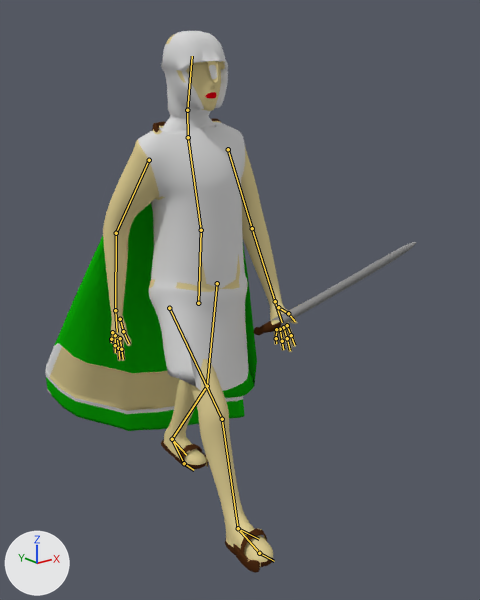
The Blender file RTS Dev Project/Assets/Models/Characters/babilons/babylonians_soldier.blend, before and after one commit.
Camera for both pictures: a camera (50 mm lens) standing at (-4.07, -5.73, 4.77) and looking at (0.36, -0.19, 2.55). The lights are fixed; the arrows at lower left show +X, +Y and +Z. Both versions are drawn at frame 20 of the action 'walk'; the numbers are the values there. The bones that bend it are drawn over the model as lines.

In view in the first picture: 'human'.
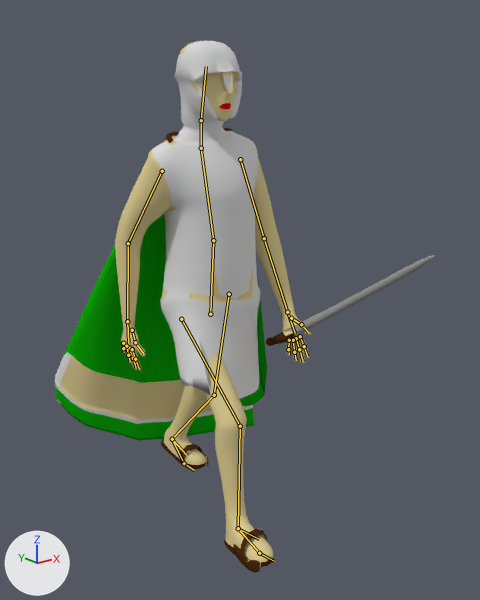
Commit message: walk animation babylonian soldier

Changed parts and their boxes [x1, y1, x2, y2] in the pictures (480 x 600 px):
'human', posed
    before: [45, 31, 416, 573]
    after: [55, 41, 434, 573]
bone 'lower thumb.R', root to tip
    before: (123, 331) to (129, 343)
    after: (135, 342) to (143, 353)
bone 'upper middle.R', root to tip
    before: (117, 337) to (118, 348)
    after: (129, 347) to (133, 358)
bone 'upper index.R', root to tip
    before: (120, 338) to (121, 349)
    after: (132, 349) to (135, 359)
bone 'upper ring.R', root to tip
    before: (115, 335) to (115, 345)
    after: (126, 346) to (128, 355)
bone 'upper pinky.R', root to tip
    before: (112, 332) to (111, 339)
    after: (123, 343) to (123, 348)

What the commit changed:
Bone 'root' (bone_root) moves from (0.0, 0.0, 0.0) to (-0.035, 0.096, -0.061).
Bone 'lower thumb.R' (bone_lower_thumb_r) moves from (0.0, 0.0, 0.0) to (0.007, 0.001, -0.001).
Bone 'lower thumb.R' (bone_lower_thumb_r) turns from (0, 0, 0) to (1, 6, 11) degrees about its own x, y and z.
Bone 'upper middle.R' (bone_upper_middle_r) moves from (0.0, 0.0, 0.0) to (-0.003, 0.0, 0.0).
Bone 'upper middle.R' (bone_upper_middle_r) turns from (0, 0, 0) to (0, -2, 12) degrees about its own x, y and z.
Bone 'upper index.R' (bone_upper_index_r) moves from (0.0, 0.0, 0.0) to (-0.005, 0.0, 0.0).
Bone 'upper index.R' (bone_upper_index_r) turns from (0, 0, 0) to (-1, 0, 12) degrees about its own x, y and z.
Bone 'upper ring.R' (bone_upper_ring_r) moves from (0.0, 0.0, 0.0) to (0.001, -0.001, 0.0).
Bone 'upper ring.R' (bone_upper_ring_r) turns from (0, 0, 0) to (1, -5, -11) degrees about its own x, y and z.
Bone 'upper pinky.R' (bone_upper_pinky_r) moves from (0.0, 0.0, 0.0) to (-0.003, -0.001, 0.0).
Bone 'upper pinky.R' (bone_upper_pinky_r) turns from (0, 0, 0) to (2, -8, -10) degrees about its own x, y and z.
